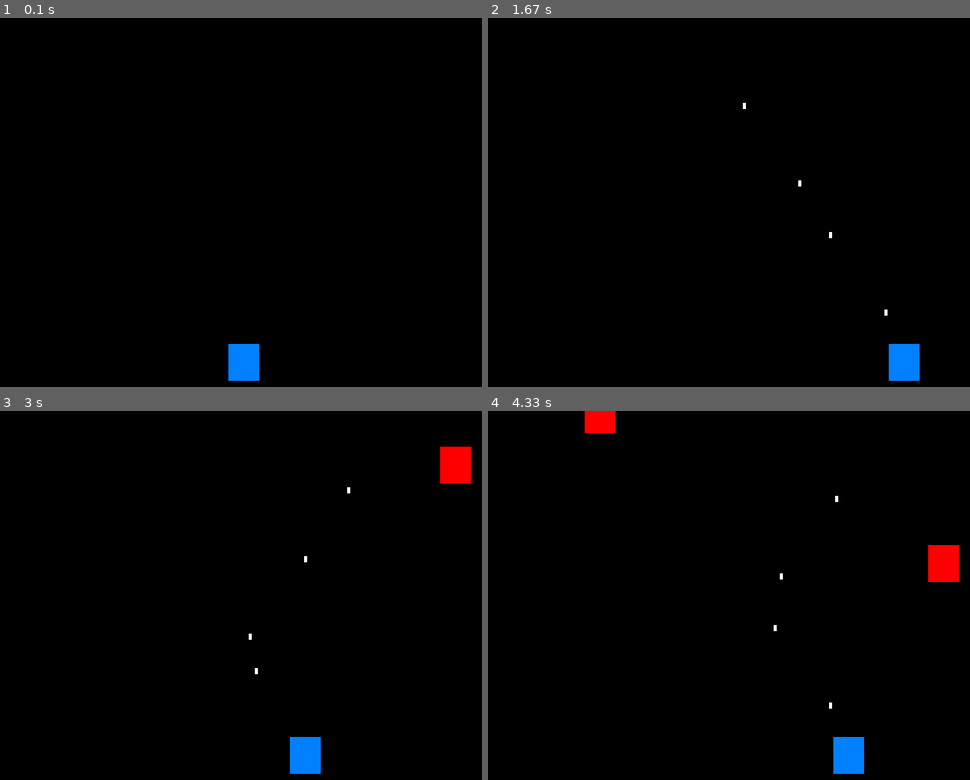
Above: before the commit, frames 1-4 (two rows, left to right).
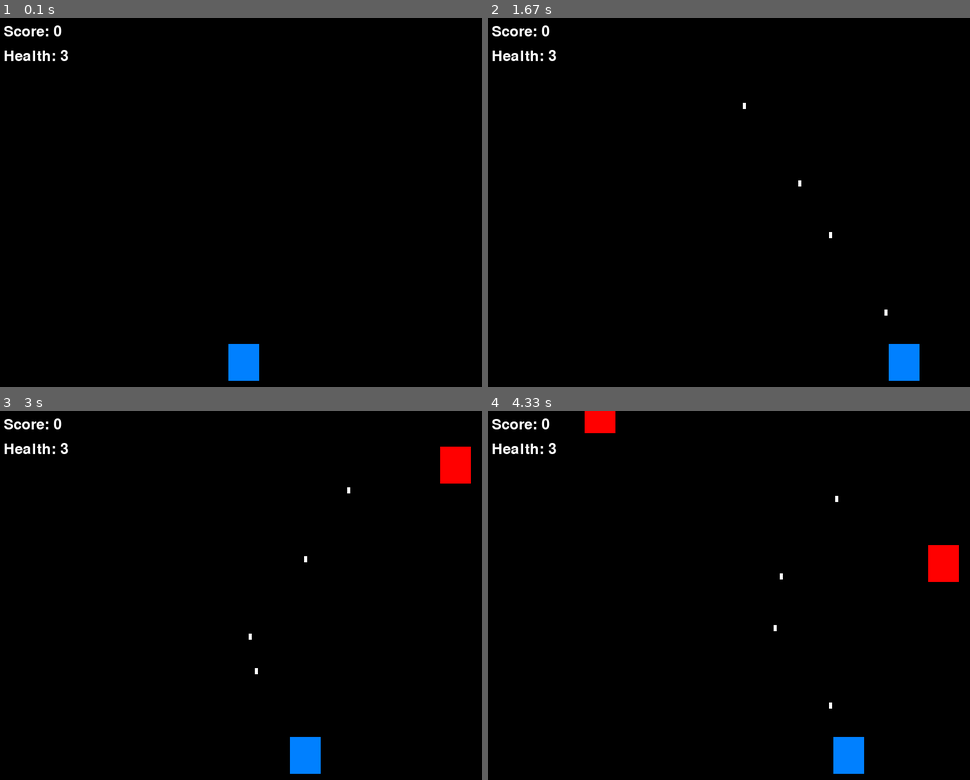
Above: after the commit, the same moments.

Repository: Sajal-techie/Exploring-pygame
Game: pygame game, started from shooter.py
Same seed, same stepped clock (60 frames per second), same inputs: the game is played once before the commit and once after it.
Inputs:
- Up to frame 1 (0.1 s): no input
- Up to frame 2 (1.67 s): tap Space at 0.33, 0.73, 1.03, 1.23, 1.53 s; hold Right 0.67-1.13 s; hold Right 1.17-1.63 s
- Up to frame 3 (3 s): hold Left 1.67-2.2 s; tap Space at 1.73, 2.03, 2.3, 2.6, 2.73 s; hold Left 2.23-2.63 s; hold Right from 2.67 s (still down)
- Up to frame 4 (4.33 s): tap Space at 3.03, 3.4, 3.7, 3.9, 4.2 s; release Right at 3.3 s; hold Left 3.33-3.8 s; hold Right 3.83-4.3 s

The runs differ from the first frame. In frame 1, 0.4% of the frame differs, in the area x 0-15%, y 2-12%; in frame 2, 0.4%; in frame 3, 0.4%; in frame 4, 0.4%.

Commit message:
Add sound effects

Diff:
--- a/shooter.py
+++ b/shooter.py
@@ -1,5 +1,3 @@
-
-
 import pygame
 import sys
 import random
@@ -13,8 +11,18 @@
 screen = pygame.display.set_mode((screen_width, screen_height))
 pygame.display.set_caption("Simple Shooter Game")
 
+#sound
+shoot_sound = pygame.mixer.Sound("sounds/shoot.wav")
+explosion_sound = pygame.mixer.Sound("sounds/explosion.wav")
+game_over_sound = pygame.mixer.Sound("sounds/game_over.wav")
+lose_point_sound = pygame.mixer.Sound("sounds/lose_point.wav")
+
 # Set the frame rate
 clock = pygame.time.Clock()
+
+# Fonts
+font = pygame.font.SysFont(None, 36)
+game_over_font = pygame.font.SysFont(None, 72)
 
 # Player settings
 player_width = 50
@@ -22,6 +30,7 @@
 player_x = screen_width // 2 - player_width // 2
 player_y = screen_height - player_height - 10
 player_speed = 5
+player_health = 3
 
 # Bullet settings
 bullet_width = 5
@@ -34,79 +43,98 @@
 enemy_height = 60
 enemy_speed = 2
 enemies = []
-
-# Spawn an enemy every 2 seconds
 enemy_timer = 0
 enemy_spawn_time = 2000
+
+# Game state
+score = 0
+game_over = False
 
 # Collision detection function
 def check_collision(rect1, rect2):
     return pygame.Rect(rect1).colliderect(pygame.Rect(rect2))
 
-# Main game loop
+# Game loop
 while True:
     for event in pygame.event.get():
         if event.type == pygame.QUIT:
             pygame.quit()
             sys.exit()
-        if event.type == pygame.KEYDOWN:
+        if not game_over and event.type == pygame.KEYDOWN:
             if event.key == pygame.K_SPACE:
-                # Create a bullet at the current player position
                 bullet_x = player_x + player_width // 2 - bullet_width // 2
                 bullet_y = player_y
+                shoot_sound.play()
                 bullets.append([bullet_x, bullet_y])
 
-    # Handle player movement
-    keys = pygame.key.get_pressed()
-    if keys[pygame.K_LEFT] and player_x > 0:
-        player_x -= player_speed
-    if keys[pygame.K_RIGHT] and player_x < screen_width - player_width:
-        player_x += player_speed
+    if not game_over:
+        # Handle player movement
+        keys = pygame.key.get_pressed()
+        if keys[pygame.K_LEFT] and player_x > 0:
+            player_x -= player_speed
+        if keys[pygame.K_RIGHT] and player_x < screen_width - player_width:
+            player_x += player_speed
 
-    # Update bullet positions
-    for bullet in bullets:
-        bullet[1] -= bullet_speed
-    bullets = [bullet for bullet in bullets if bullet[1] > 0]
+        # Update bullets
+        for bullet in bullets:
+            bullet[1] -= bullet_speed
+        bullets = [bullet for bullet in bullets if bullet[1] > 0]
 
-    # Update enemy positions and spawn new ones
-    current_time = pygame.time.get_ticks()
-    if current_time - enemy_timer > enemy_spawn_time:
-        enemy_x = random.randint(0, screen_width - enemy_width)
-        enemy_y = -enemy_height
-        enemies.append([enemy_x, enemy_y])
-        enemy_timer = current_time
+        # Spawn enemies
+        current_time = pygame.time.get_ticks()
+        if current_time - enemy_timer > enemy_spawn_time:
+            enemy_x = random.randint(0, screen_width - enemy_width)
+            enemy_y = -enemy_height
+            enemies.append([enemy_x, enemy_y])
+            enemy_timer = current_time
 
-    for enemy in enemies:
-        enemy[1] += enemy_speed
+        # Move enemies
+        for enemy in enemies:
+            enemy[1] += enemy_speed
 
-    # Check for collisions
-    for bullet in bullets[:]:
+        # Collision detection
+        for bullet in bullets[:]:
+            for enemy in enemies[:]:
+                if check_collision((bullet[0], bullet[1], bullet_width, bullet_height),
+                                   (enemy[0], enemy[1], enemy_width, enemy_height)):
+                    bullets.remove(bullet)
+                    enemies.remove(enemy)
+                    score += 1
+                    explosion_sound.play()
+
+                    break
+
+        # Check if any enemies reached bottom
         for enemy in enemies[:]:
-            if check_collision((bullet[0], bullet[1], bullet_width, bullet_height),
-                               (enemy[0], enemy[1], enemy_width, enemy_height)):
-                bullets.remove(bullet)
+            if enemy[1] > screen_height:
                 enemies.remove(enemy)
-                break
+                player_health -= 1
+                lose_point_sound.play()
+                if player_health <= 0:
+                    game_over_sound.play()
+                    game_over = True
 
-    # Remove enemies that are off the screen
-    enemies = [enemy for enemy in enemies if enemy[1] < screen_height]
-
-    # Fill the screen with black
+    # Drawing
     screen.fill((0, 0, 0))
 
-    # Draw the player
-    pygame.draw.rect(screen, (0, 128, 255), (player_x, player_y, player_width, player_height))
+    if game_over:
+        game_over_text = game_over_font.render("GAME OVER", True, (255, 0, 0))
+        screen.blit(game_over_text, (screen_width // 2 - game_over_text.get_width() // 2,
+                                     screen_height // 2 - game_over_text.get_height() // 2))
+    else:
+        pygame.draw.rect(screen, (0, 128, 255), (player_x, player_y, player_width, player_height))
 
-    # Draw the bullets
-    for bullet in bullets:
-        pygame.draw.rect(screen, (255, 255, 255), (bullet[0], bullet[1], bullet_width, bullet_height))
+        for bullet in bullets:
+            pygame.draw.rect(screen, (255, 255, 255), (bullet[0], bullet[1], bullet_width, bullet_height))
 
-    # Draw the enemies
-    for enemy in enemies:
-        pygame.draw.rect(screen, (255, 0, 0), (enemy[0], enemy[1], enemy_width, enemy_height))
+        for enemy in enemies:
+            pygame.draw.rect(screen, (255, 0, 0), (enemy[0], enemy[1], enemy_width, enemy_height))
 
-    # Update the display
+        # Draw score and health
+        score_text = font.render(f"Score: {score}", True, (255, 255, 255))
+        health_text = font.render(f"Health: {player_health}", True, (255, 255, 255))
+        screen.blit(score_text, (10, 10))
+        screen.blit(health_text, (10, 50))
+
     pygame.display.flip()
-
-    # Cap the frame rate at 60 FPS
     clock.tick(60)
Not shown, added: sounds/explosion.wav
Not shown, added: sounds/game_over.wav
Not shown, added: sounds/lose_point.wav
Not shown, added: sounds/shoot.wav
